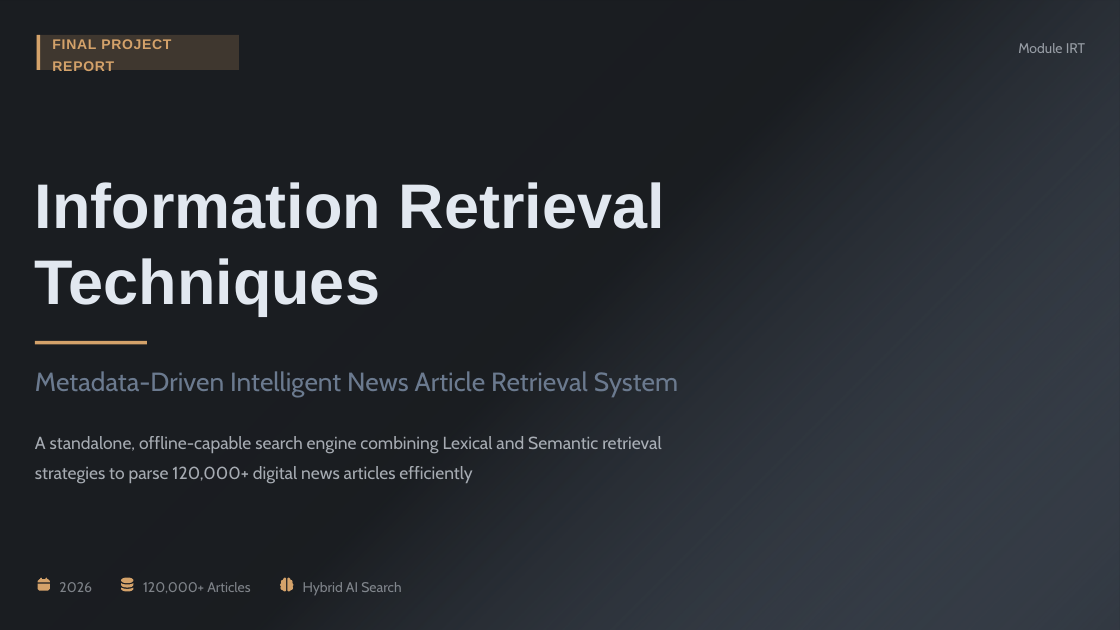
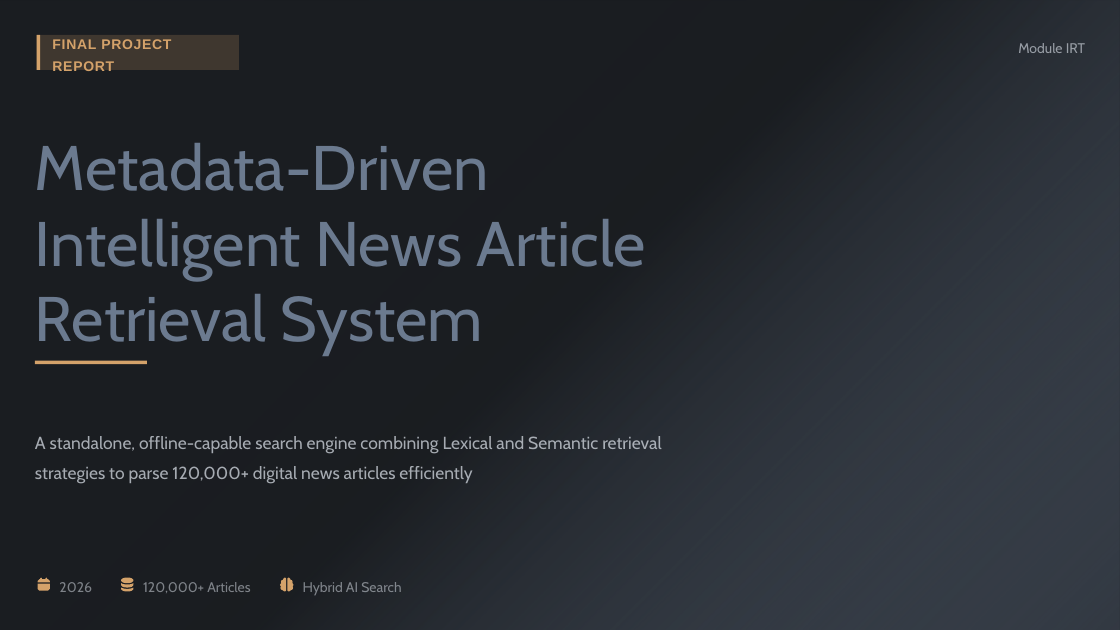
Before and after one commit to krishnasurya9/Metadata-Driven-Intelligent-News-Article-Retrieval-System, a slide deck: slide 1 of ppts/irt/Information Retrieval Techniques (IRT) re 3.pptx. Drawn at 1120x630 pixels with LibreOffice and Linux fonts; fonts in the diff are those of the drawing; background and template pictures are left out. Boxes give left, top, right and bottom in pixels: in the first picture for what was removed or moved away, otherwise in the second. Text is boxed around its words. In the diff, an @@ line names an element or a change of style, - is before the commit and + after.

```diff
--- a/ppts/irt/Information Retrieval Techniques (IRT) re 3.pptx
+++ b/ppts/irt/Information Retrieval Techniques (IRT) re 3.pptx
@@ text at box(35, 143, 646, 356): text changed; font Arial to Cabin; text colour #E2E8F0 to #6B7A8F; bold off @@
-Information Retrieval
-Techniques
+Metadata-Driven Intelligent News Article Retrieval System
@@ rounded rectangle: place and size @@
-rounded rectangle at box(35, 341, 147, 344)
+rounded rectangle at box(35, 360, 147, 364)
@@ text removed at box(35, 371, 678, 397) @@
-Metadata-Driven Intelligent News Article Retrieval System
```
Also in this commit, not shown: 1 slide removed, 2 other files.
